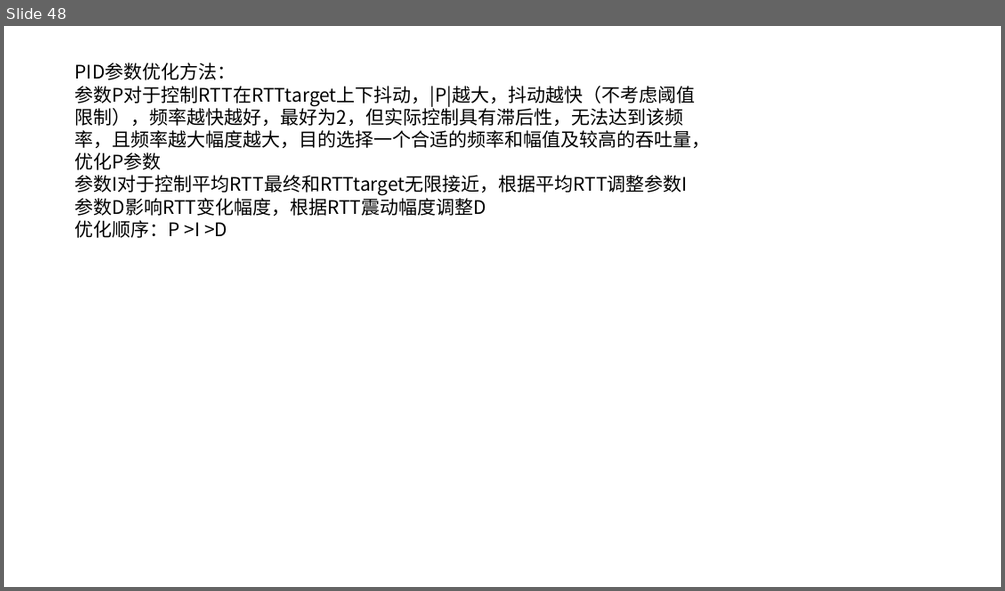
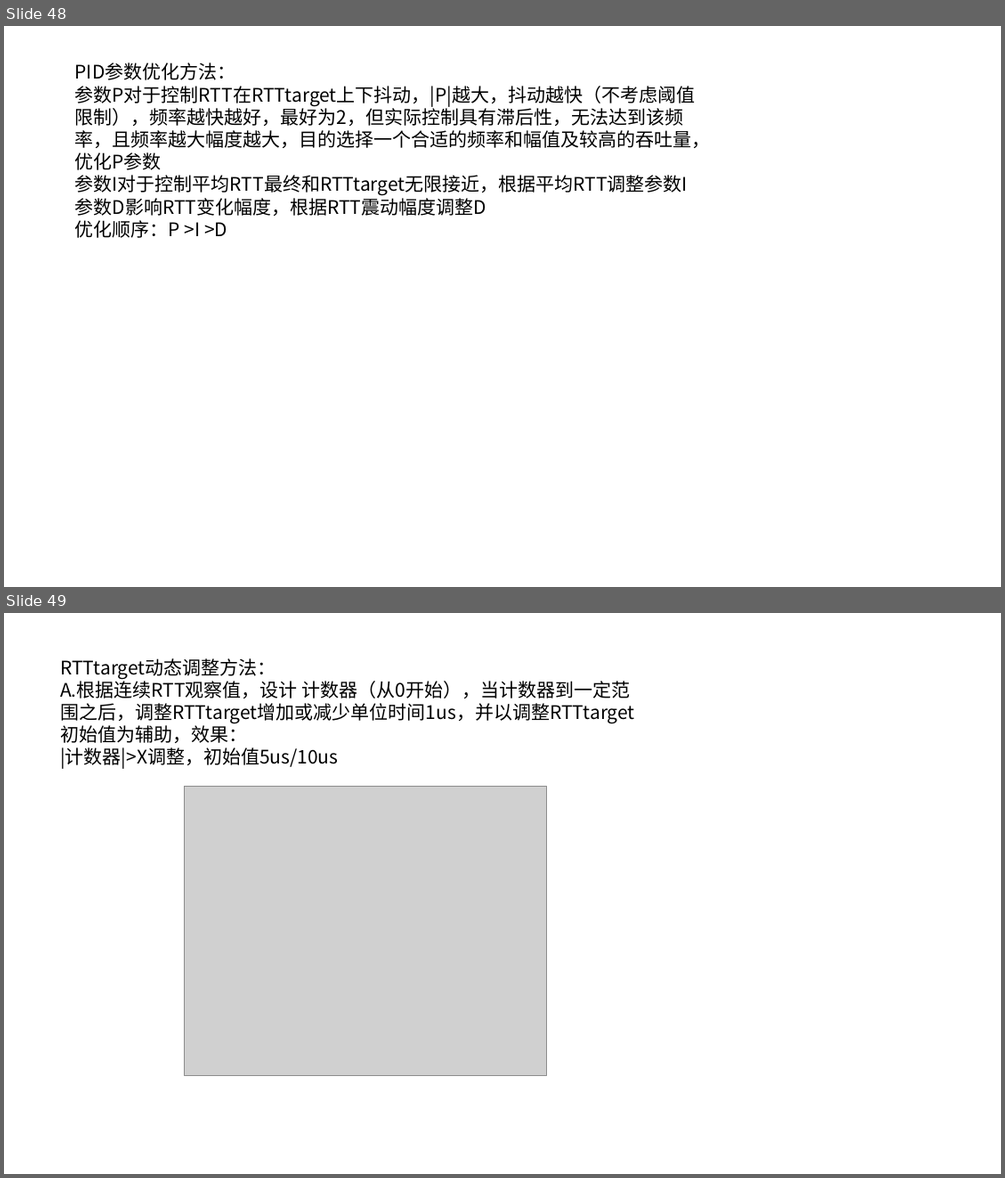
Before and after one commit to JinPeng-Zhang/DCN-LSTM_PID-congestion-control, a slide deck: paper/毕设思路 [自动保存的] [自动保存的].pptx. Shown one above the other, each under a label of ours: slide 48 before the commit, slides 48 and 49 after it. The pictures are 1005x591 and 1005x1178 pixels, drawn with LibreOffice and Linux fonts; fonts in the diff are those of the drawing; grey boxes stand for pictures. Boxes give left, top, right and bottom in pixels: in the first picture for what was removed or moved away, otherwise in the second. Text is boxed around its words. In the diff, an @@ line names an element or a change of style, - is before the commit and + after.

```diff
--- a/paper/毕设思路 [自动保存的] [自动保存的].pptx
+++ b/paper/毕设思路 [自动保存的] [自动保存的].pptx
@@ slide 49 added at (4,613,1001,1174), background #FFFFFF @@
@@ text added at (60,658,635,769), 18 pt, text #000000 @@
+RTTtarget动态调整方法：
+A.根据连续RTT观察值，设计 计数器（从0开始），当计数器到一定范围之后，调整RTTtarget增加或减少单位时间1us，并以调整RTTtarget初始值为辅助，效果：
+|计数器|>X调整，初始值5us/10us
@@ picture added at (184,786,547,1075) @@
```
Also in this commit, not shown: 3 other slides added, 6 other files.
